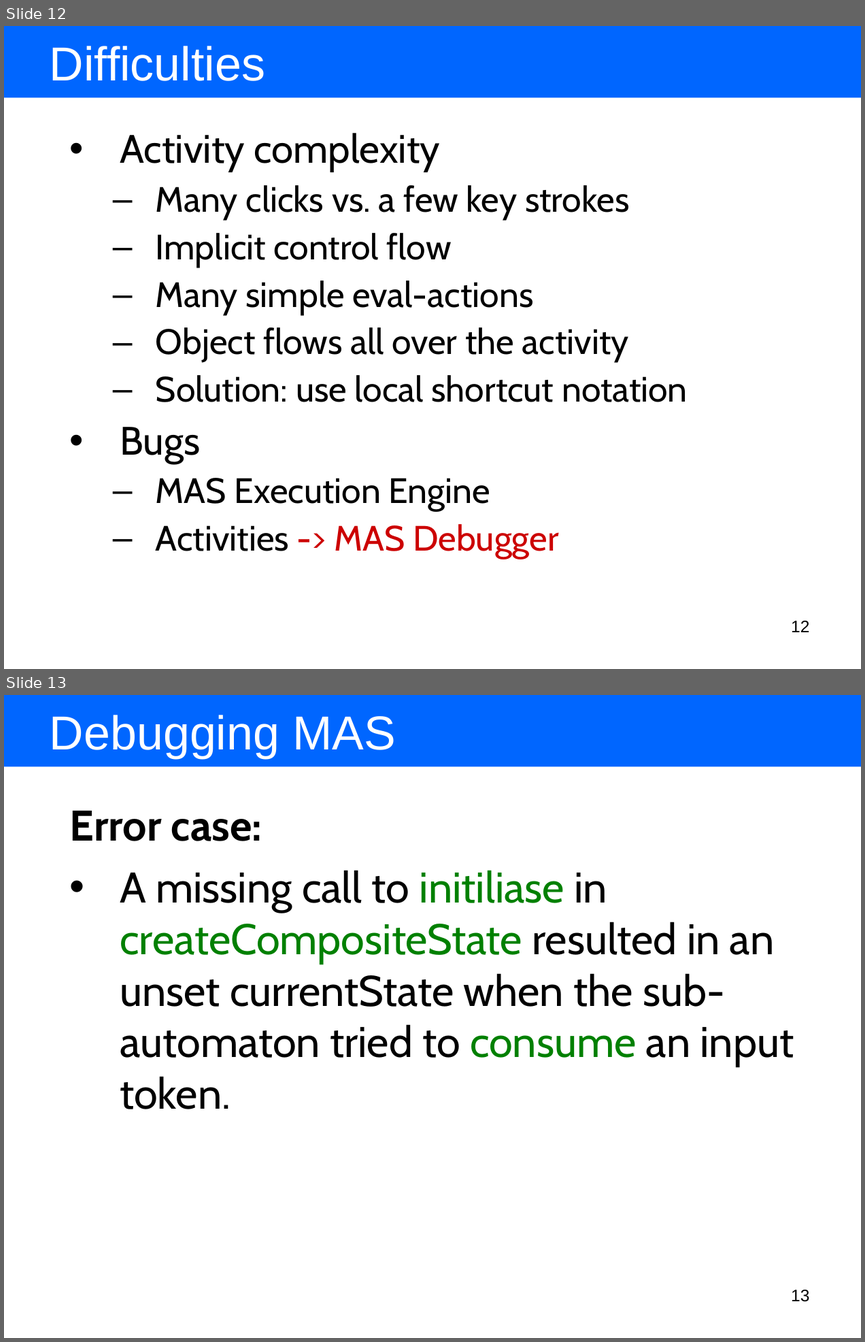
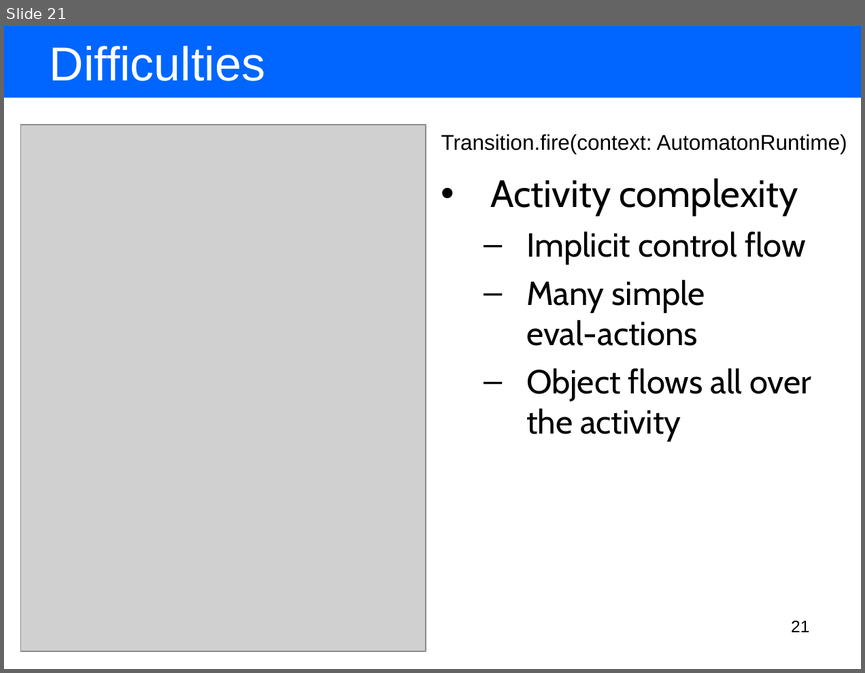
Before and after one commit to BackupTheBerlios/amof2-svn, a slide deck: trunk/hub.sam.stateautomaton/resources/presentation/using our tools for model driven language development.ppt. Shown one above the other, each under a label of ours: slides 12 and 13 before the commit, slide 21 after it. The pictures are 865x1342 and 865x673 pixels, drawn with LibreOffice and Linux fonts; fonts in the diff are those of the drawing; grey boxes stand for pictures. Boxes give left, top, right and bottom in pixels: in the first picture for what was removed or moved away, otherwise in the second. Text is boxed around its words. In the diff, an @@ line names an element or a change of style, - is before the commit and + after.

```diff
--- a/trunk/hub.sam.stateautomaton/resources/presentation/using our tools for model driven language development.ppt
+++ b/trunk/hub.sam.stateautomaton/resources/presentation/using our tools for model driven language development.ppt
@@ slide 13 removed at bbox=[4, 695, 861, 1338], background #FFFFFF @@
@@ rectangle removed at bbox=[4, 695, 861, 767] @@
@@ text removed at bbox=[50, 715, 396, 758] @@
-Debugging MAS
@@ text removed at bbox=[70, 811, 793, 1109] @@
-Error case:
-• A missing call to initiliase in createCompositeState resulted in an unset currentState when the sub-automaton tried to consume an input token.
@@ page number removed at bbox=[791, 1289, 809, 1302] @@
-13
@@ what was slide 12 is now slide 21 @@
@@ slide 21 changed as well @@
@@ picture added at bbox=[21, 125, 426, 651] @@
@@ text removed at bbox=[120, 133, 687, 558] @@
-• Activity complexity
-  – Many clicks vs. a few key strokes
-  – Implicit control flow
-  – Many simple eval-actions
-  – Object flows all over the activity
-  – Solution: use local shortcut notation
-• Bugs
-  – MAS Execution Engine
-  – Activities -> MAS Debugger
@@ text added at bbox=[441, 134, 847, 154], 18 pt, text #000000 @@
+Transition.fire(context: AutomatonRuntime)
@@ text added at bbox=[491, 178, 811, 441], 28 pt, text #000000 @@
+• Activity complexity
+  – Implicit control flow
+  – Many simple
+    eval-actions
+  – Object flows all over the activity
@@ page number at bbox=[791, 620, 809, 632]: text changed @@
-12
+21
```
Also in this commit, not shown: 6 other slides changed, 20 slides added, 6 other slides removed, 1 other file.
